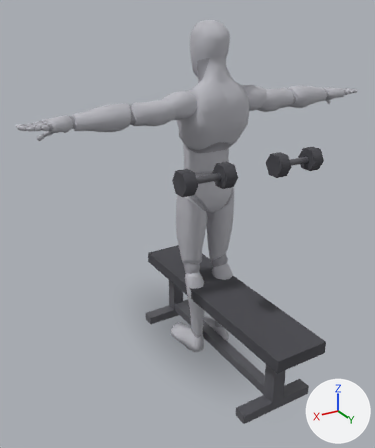
Two versions of the glTF model app/src/main/assets/mannequins/db_incline_press_0.glb, one commit apart.
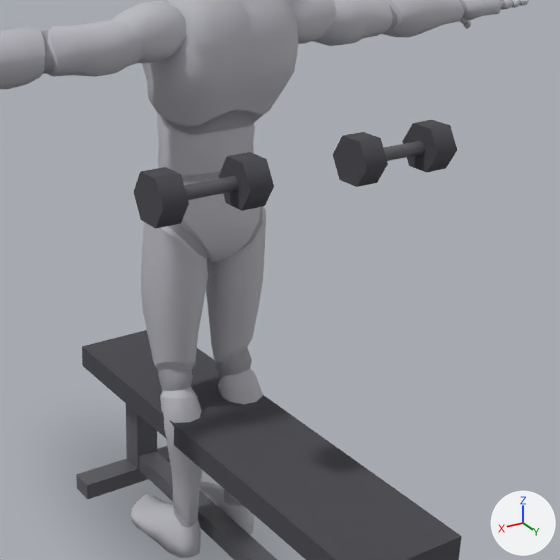
Each version appears first whole from a camera (50 mm lens) standing at (1.459, 2.228, 1.914) and looking at (0.083, -0.066, 0.767), and next in a close-up on the part from 29% to 99% of the width and 20% to 79% of the height. The axes (+X, +Y, +Z) are drawn at lower right. The lights are the same throughout. The first two pictures are the older version. Where no turn or scale is listed for an object, it has been applied to the vertices.

Names of what the first close-up shows: 'bench_0', 'bench_3', 'bench_4', 'bench_5', 'bench_back_pad', 'body', 'body_1', 'dumbbell_l_0', 'dumbbell_l_1', 'dumbbell_l_2', 'dumbbell_r_1', 'dumbbell_r_2' and 1 more.
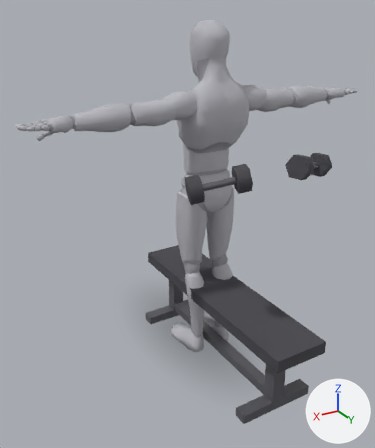
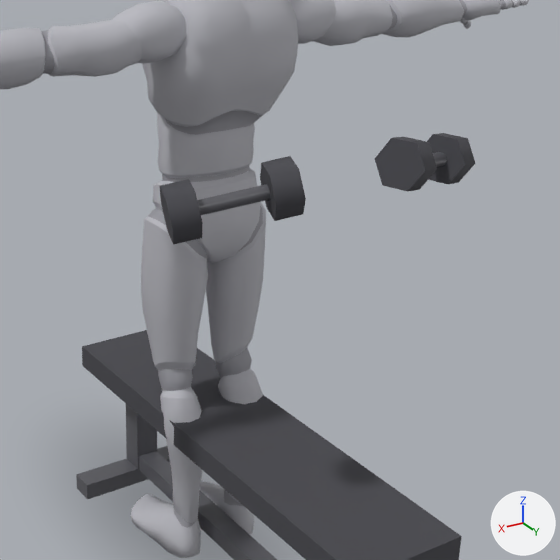
ob_dumbbell_r is not drawn itself; it is the parent of ob_dumbbell_r_0, ob_dumbbell_r_1, ob_dumbbell_r_2.
ob_dumbbell_l is not drawn itself; it is the parent of ob_dumbbell_l_0, ob_dumbbell_l_1, ob_dumbbell_l_2.

Pixel boxes (x1, y1, x2, y2) of what changed, in the close-ups (560 x 560 px):
'dumbbell_r_2', moved, turned
    before: (333, 132, 388, 187)
    after: (375, 137, 437, 192)
'dumbbell_l_2', moved, turned
    before: (219, 152, 274, 211)
    after: (260, 156, 306, 221)
'dumbbell_l_1', moved, turned
    before: (134, 167, 189, 229)
    after: (160, 179, 203, 245)
'dumbbell_r_1', moved, turned
    before: (402, 120, 457, 172)
    after: (427, 133, 475, 184)
'dumbbell_l_0', moved, turned
    before: (184, 176, 239, 200)
    after: (197, 184, 270, 215)
'dumbbell_r_0', moved, turned
    before: (384, 141, 425, 161)
    after: (433, 152, 447, 167)

Diff of the bpy script that builds the scene:
```diff
--- a/app/src/main/assets/mannequins/db_incline_press_0.glb.py
+++ b/app/src/main/assets/mannequins/db_incline_press_0.glb.py
@@ ob_dumbbell_r @@
 ob_dumbbell_r.parent = ob_dumbbells
-ob_dumbbell_r.location = (-0.261, 0.385, 1.188)
+ob_dumbbell_r.location = (-0.261, 0.486, 1.194)
+ob_dumbbell_r.rotation_euler = (-0.0328, -0.177, 0.365)  # degrees (-1.9, -10, 21)
@@ ob_dumbbell_l @@
 ob_dumbbell_l.parent = ob_dumbbells
-ob_dumbbell_l.location = (0.261, 0.385, 1.188)
-ob_dumbbell_l.rotation_euler = (0.0, 0.0, 3.142)  # degrees (0, 0, 180)
+ob_dumbbell_l.location = (0.261, 0.486, 1.194)
+ob_dumbbell_l.rotation_euler = (-0.897, -0.177, 2.776)  # degrees (-51, -10, 159)
```
